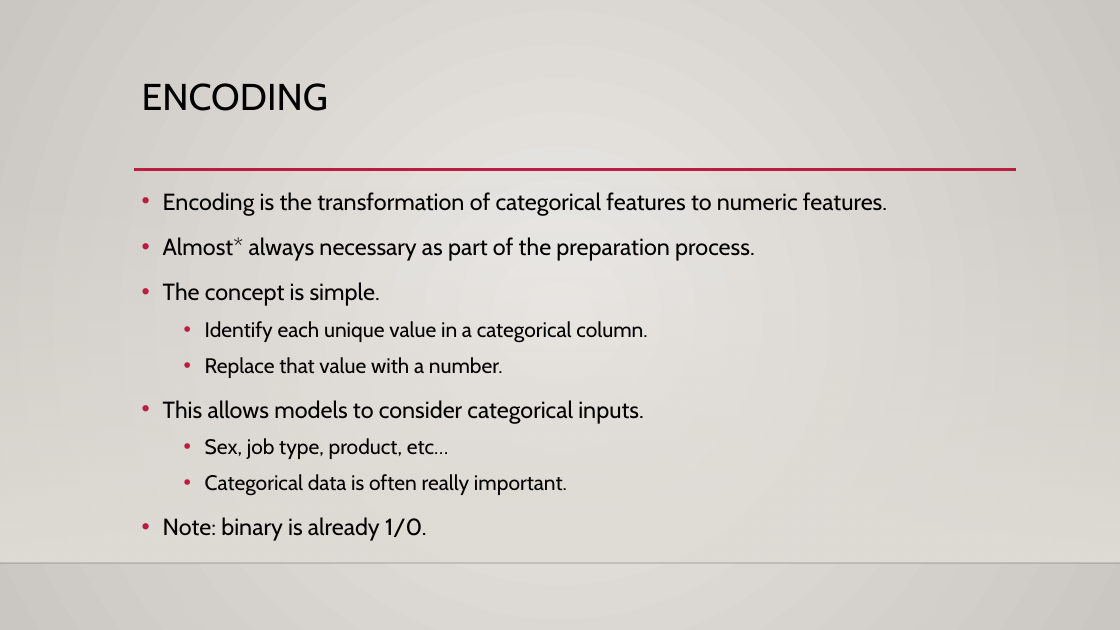
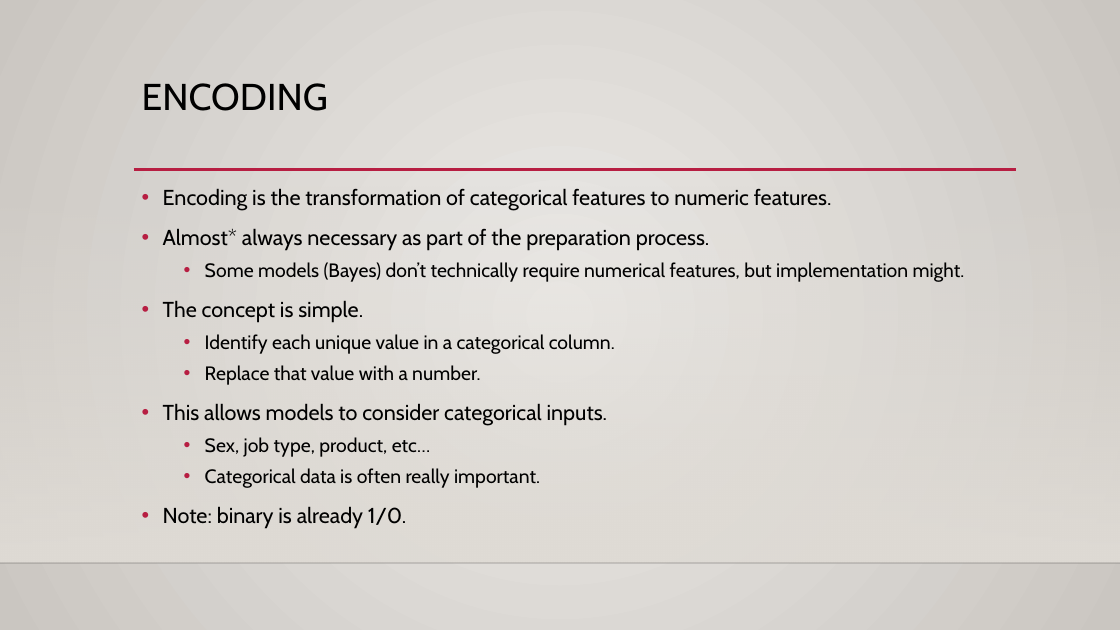
Before and after one commit to AkeemSemperDataScience/Basic_Stats_in_Python_Student_Repository, a slide deck: slide 23 of reference_material/slides/022_encoding.pptx (slide 17 before the commit). Drawn at 1120x630 pixels with LibreOffice and Linux fonts; fonts in the diff are those of the drawing; background and template pictures are left out. Boxes give left, top, right and bottom in pixels: in the first picture for what was removed or moved away, otherwise in the second. Text is boxed around its words. In the diff, an @@ line names an element or a change of style, - is before the commit and + after.

```diff
--- a/reference_material/slides/022_encoding.pptx
+++ b/reference_material/slides/022_encoding.pptx
@@ text at [163,188,832,529]: size 20 to 18.5 pt in "Encoding is the transformation of categorical features ...", "Almost* always necessary as part of the ...", "The concept is simple.", "This allows models to consider categorical inputs." and 1 more places; size 18 to 16.6 pt in "Identify each unique value in a categorical ...", "Replace that value with a number.", "Sex, job type, product, etc…", "Categorical data is often really important."; line spacing 1.2 to 1.1 @@
@@ text at [205,262,965,282]: paragraph added @@
+  • Some models (Bayes) don’t technically require numerical features, but implementation might.
```
Also in this commit, not shown: 5 other slides changed, 11 slides added, 7 other files.
